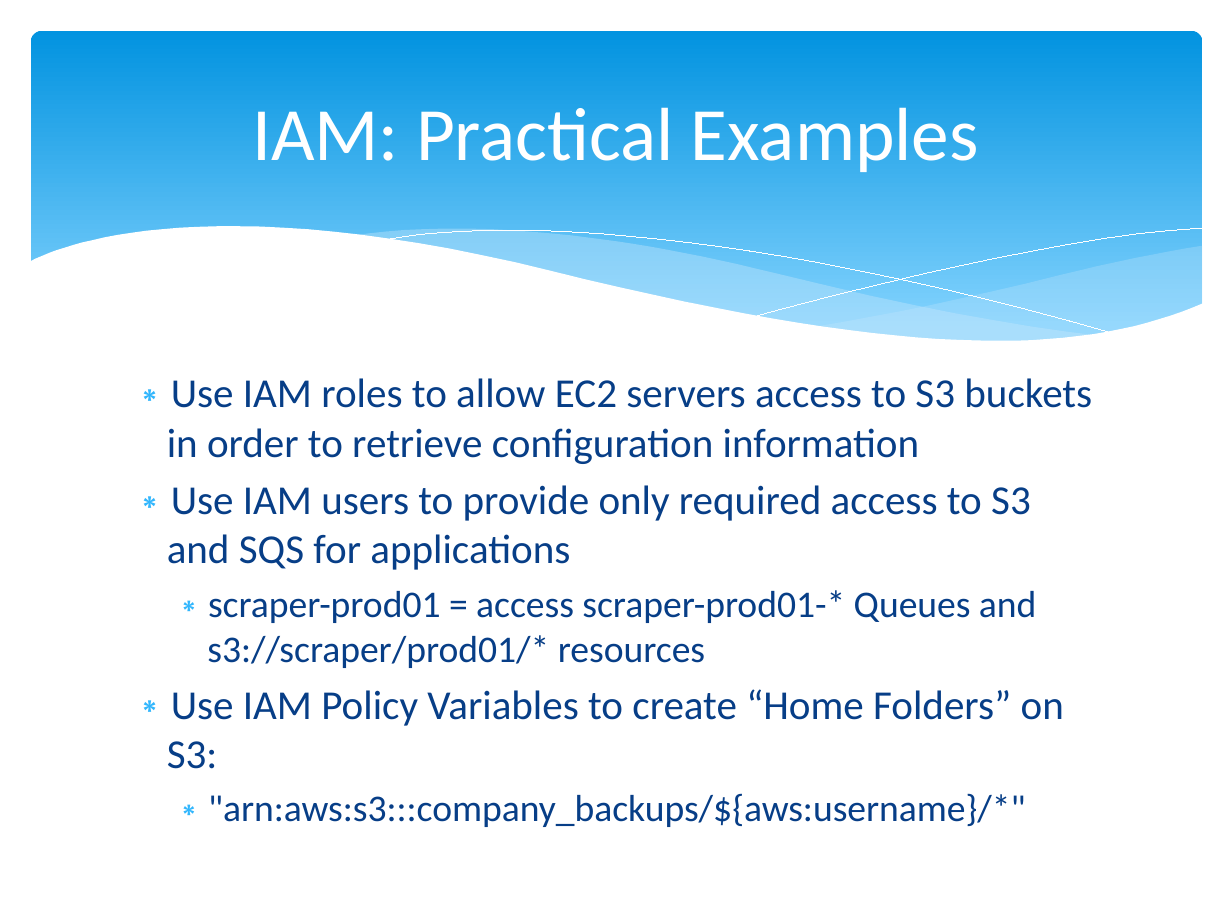
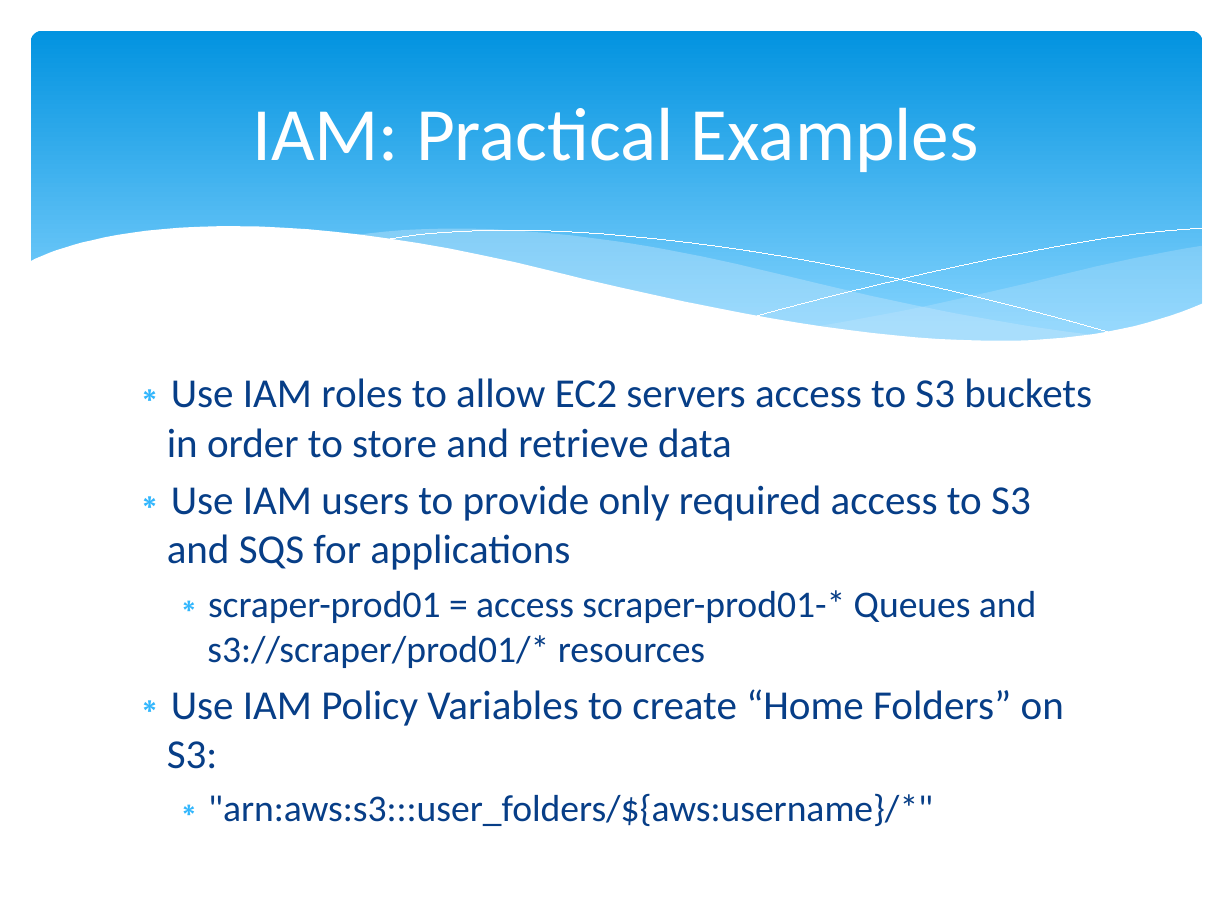
Before and after one commit to cloudavail/awstraining, a slide deck: slide 17 of aws-iam/aws-iam.pptx (slide 16 before the commit). Drawn at 1232x924 pixels with LibreOffice and Linux fonts; fonts in the diff are those of the drawing. Boxes give left, top, right and bottom in pixels: in the first picture for what was removed or moved away, otherwise in the second. Text is boxed around its words. In the diff, an @@ line names an element or a change of style, - is before the commit and + after.

Commit message:
assorted cleanup regarding IAM roles

```diff
--- a/aws-iam/aws-iam.pptx
+++ b/aws-iam/aws-iam.pptx
@@ text at [167,378,1092,458]: text changed @@
-∗ Use IAM roles to allow EC2 servers access to S3 buckets in order to retrieve configuration information
+∗ Use IAM roles to allow EC2 servers access to S3 buckets in order to store and retrieve data
@@ text at [208,793,933,826]: text changed @@
-  ∗ "arn:aws:s3:::company_backups/${aws:username}/*"
+  ∗ "arn:aws:s3:::user_folders/${aws:username}/*"
```
Also in this commit, not shown: 6 other slides changed, 1 slide added.
